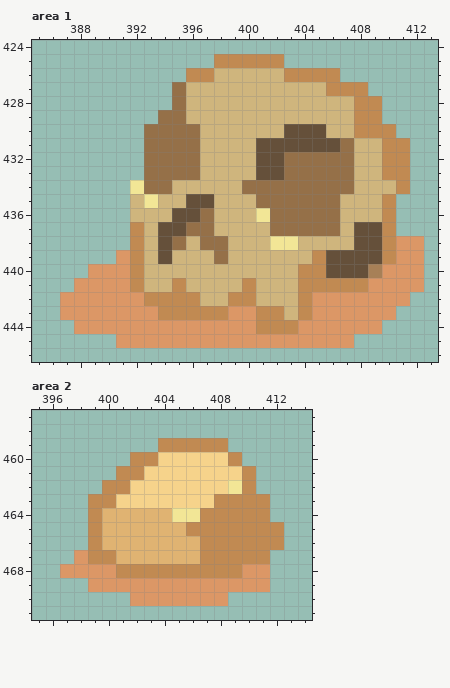
Pixel-art file, stored at 32x32_World.aseprite. Above: the version before the commit.
480x512 pixels, 1 frame. Colours within 5 levels of each other are drawn and written as one. Shown: area 1: x 385..413, y 424..446; area 2: x 395..414, y 457..471. The commit also changed other parts of the picture, which this record leaves out.
New version:
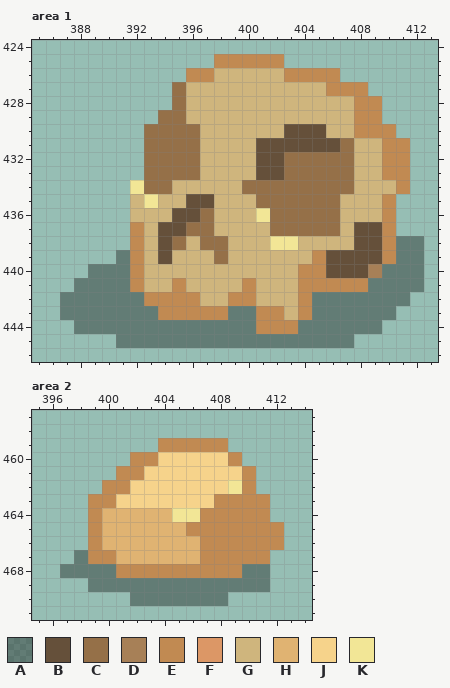
Palette (. is transparent): A #00000059  B #65503a  C #957048  D #a78057  E #c18a52  F #dc9766  G #cfb57d  H #e0b372  J #f6d38b  K #f2e696
Edits made:
Area 1, layer "Flattened":
y 438: x 411..412 FF -> AA
y 439: x 391 F -> A; x 411..412 FF -> AA
y 440: x 389..391 FFF -> AAA; x 410..412 FFF -> AAA
y 441: x 388..391 FFFF -> AAAA; x 409..412 FFFF -> AAAA
y 442: x 387..392 FFFFFF -> AAAAAA; x 405..411 FFFFFFF -> AAAAAAA
y 443: x 387..393 FFFFFFF -> AAAAAAA; x 399..400 FF -> AA; x 405..410 FFFFFF -> AAAAAA
y 444: x 388..400 FFFFFFFFFFFFF -> AAAAAAAAAAAAA; x 404..409 FFFFFF -> AAAAAA
y 445: x 391..407 FFFFFFFFFFFFFFFFF -> AAAAAAAAAAAAAAAAA
Area 2, layer "Flattened":
y 467: x 398 F -> A
y 468: x 397..400 FFFF -> AAAA; x 410..411 FF -> AA
y 469: x 399..411 FFFFFFFFFFFFF -> AAAAAAAAAAAAA
y 470: x 402..408 FFFFFFF -> AAAAAAA
